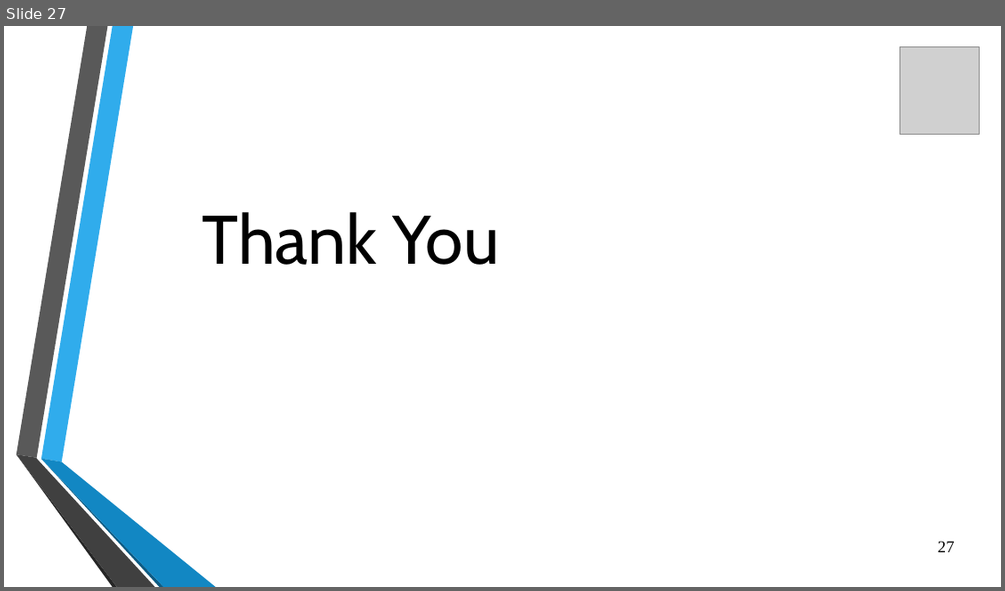
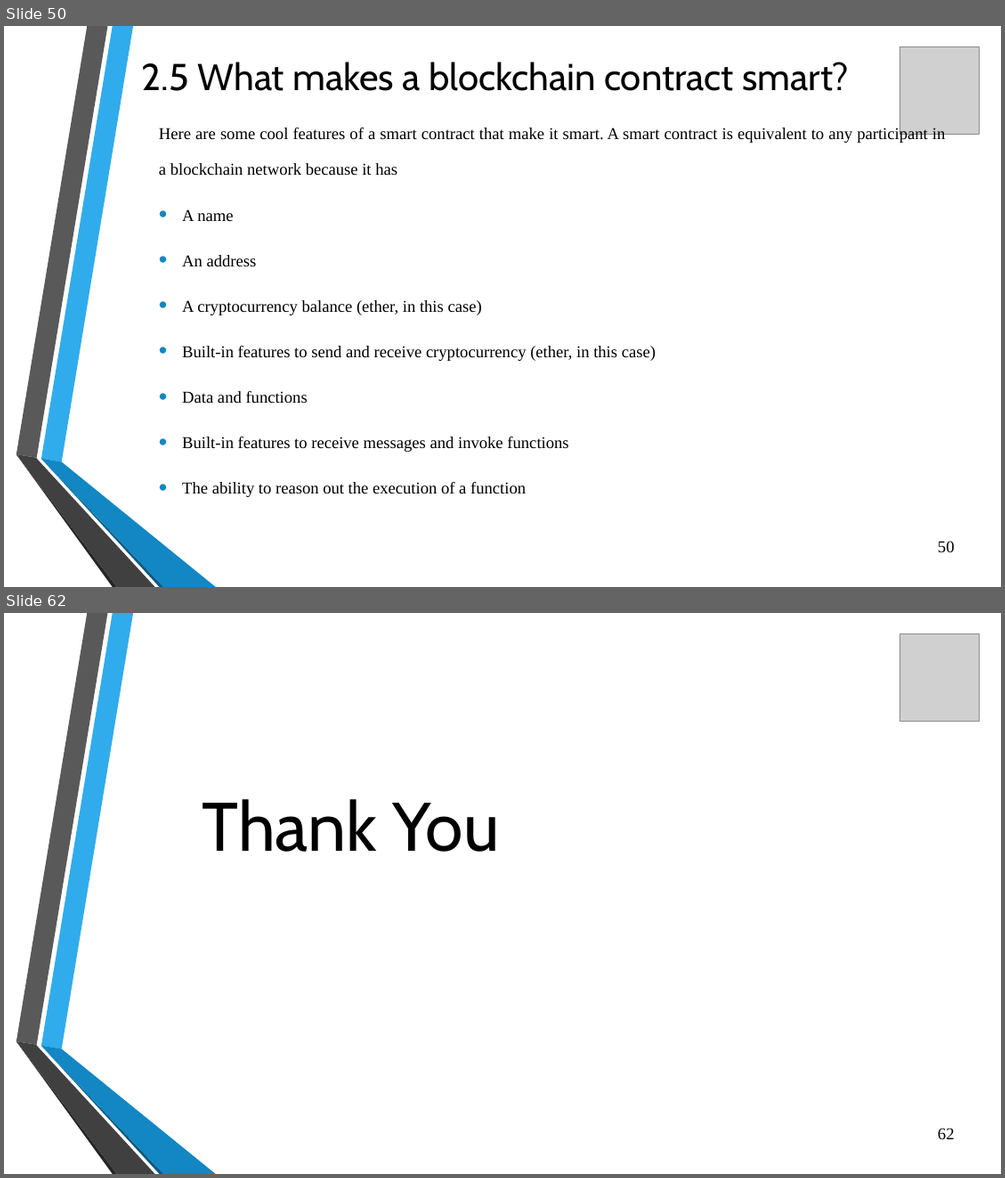
Before and after one commit to flick-23/SEM-7, a slide deck: BCM/Unit 2.pptx. Shown one above the other, each under a label of ours: slide 27 before the commit, slides 50 and 62 after it; the slides between them are not shown. The pictures are 1005x591 and 1005x1178 pixels, drawn with LibreOffice and Linux fonts; fonts in the diff are those of the drawing; grey boxes stand for pictures; background and template pictures are left out. Boxes give left, top, right and bottom in pixels: in the first picture for what was removed or moved away, otherwise in the second. Text is boxed around its words. In the diff, an @@ line names an element or a change of style, - is before the commit and + after.

```diff
--- a/BCM/Unit 2.pptx
+++ b/BCM/Unit 2.pptx
@@ slide 50 added at box(4, 26, 1001, 587), background picture (left out); not listed: 6 template elements that a slide beside it also shows @@
@@ picture added at box(900, 47, 979, 135) @@
@@ title added at box(142, 62, 848, 91), 36 pt, text #000000 @@
+2.5 What makes a blockchain contract smart?
@@ text added at box(159, 127, 945, 497), 16 pt, text #000000 @@
+  Here are some cool features of a smart contract that make it smart. A smart contract is equivalent to any participant in a blockchain network because it has
+  • A name
+  • An address
+  • A cryptocurrency balance (ether, in this case)
+  • Built-in features to send and receive cryptocurrency (ether, in this case)
+  • Data and functions
+  • Built-in features to receive messages and invoke functions
+  • The ability to reason out the execution of a function
@@ page number added at box(938, 540, 955, 552), 16 pt, text #000000 @@
+50
@@ what was slide 27 is now slide 62 @@
@@ page number at box(938, 1127, 955, 1139): text changed @@
-27
+62
```
Also in this commit, not shown: 35 other slides added, 3 other files.
